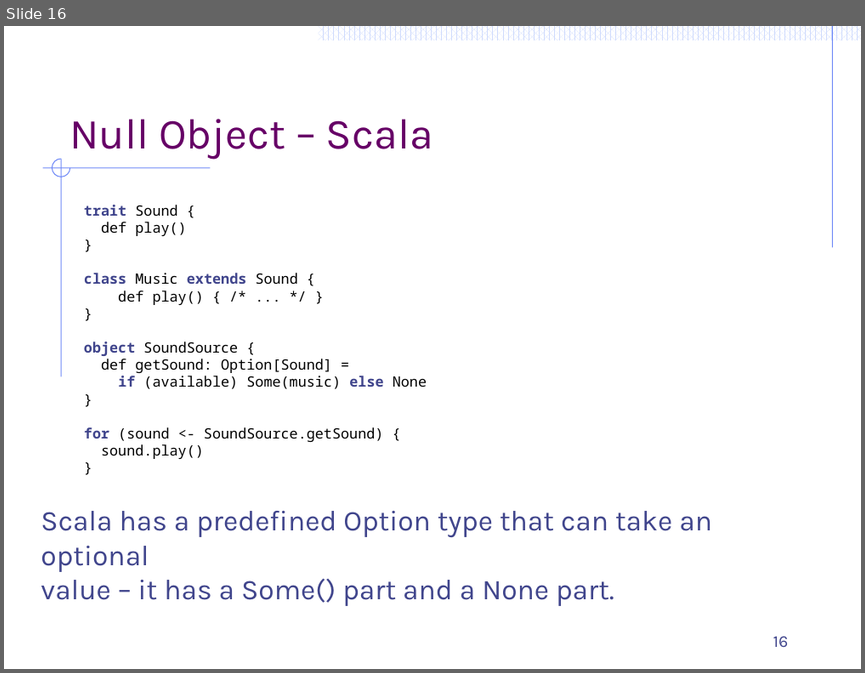
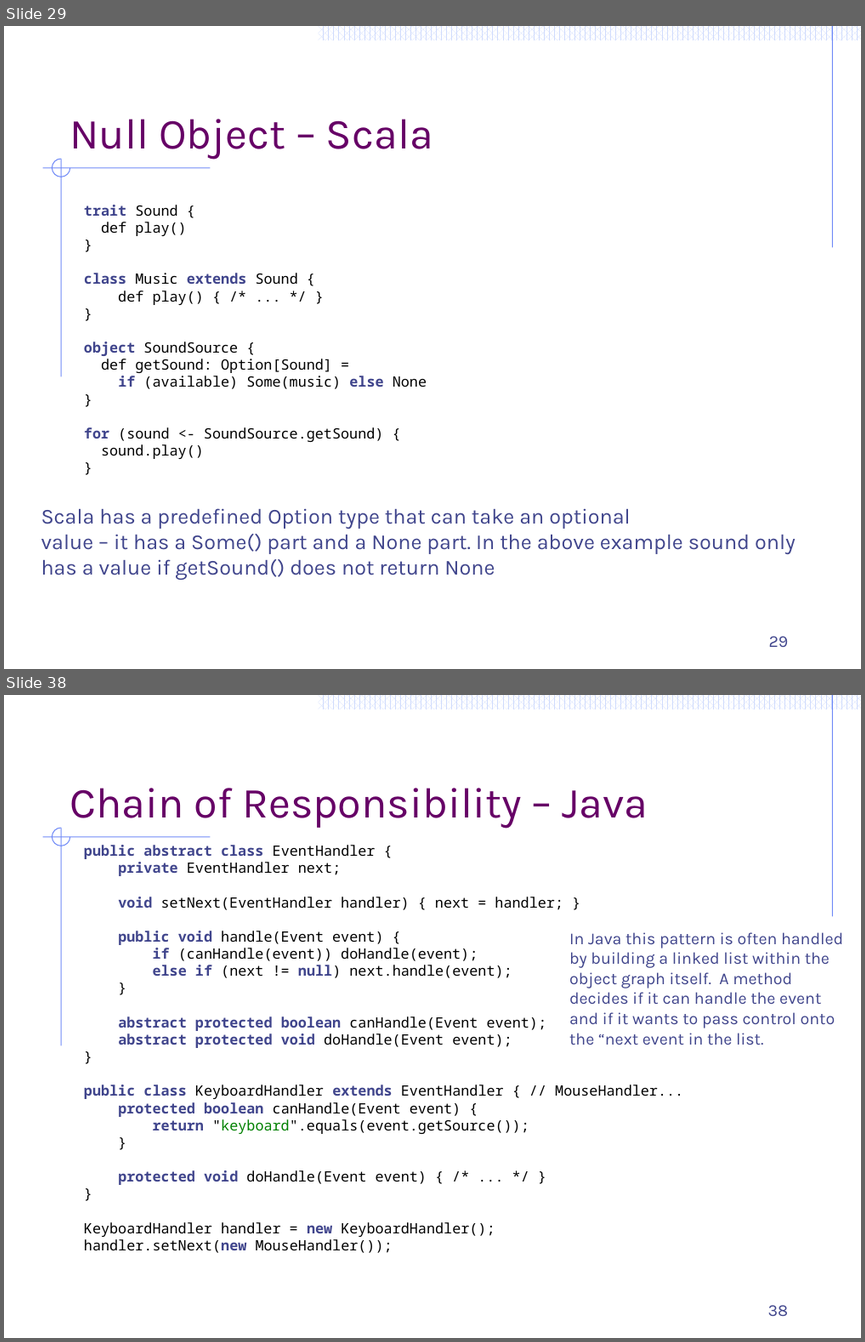
Before and after one commit to ArchitectingSoftware/CS575-SoftwareDesign, a slide deck: Lectures/M7-FunctionalDesignPatterns.pptx. Shown one above the other, each under a label of ours: slide 16 before the commit, slides 29 and 38 after it; the slides between them are not shown. The pictures are 865x673 and 865x1342 pixels, drawn with LibreOffice and Linux fonts; fonts in the diff are those of the drawing. Boxes give left, top, right and bottom in pixels: in the first picture for what was removed or moved away, otherwise in the second. Text is boxed around its words. In the diff, an @@ line names an element or a change of style, - is before the commit and + after.

```diff
--- a/Lectures/M7-FunctionalDesignPatterns.pptx
+++ b/Lectures/M7-FunctionalDesignPatterns.pptx
@@ slide 38 added at (x1=4, y1=695, x2=861, y2=1338), background #FFFFFF; not listed: 56 template elements that a slide beside it also shows @@
@@ title added at (x1=69, y1=788, x2=647, y2=828), 36 pt, text #660066 @@
+Chain of Responsibility – Java
@@ text added at (x1=84, y1=845, x2=683, y2=1253), 12 pt, text #000000 @@
+public abstract class EventHandler {
+private EventHandler next;
+void setNext(EventHandler handler) { next = handler; }
+public void handle(Event event) {
+if (canHandle(event)) doHandle(event);
+else if (next != null) next.handle(event);
+}
+abstract protected boolean canHandle(Event event);
+abstract protected void doHandle(Event event);
+}
+public class KeyboardHandler extends EventHandler { // MouseHandler...
+protected boolean canHandle(Event event) {
+return "keyboard".equals(event.getSource());
+}
+protected void doHandle(Event event) { /* ... */ }
+}
+KeyboardHandler handler = new KeyboardHandler();
+handler.setNext(new MouseHandler());
@@ text added at (x1=569, y1=932, x2=843, y2=1044), 14 pt, text #40458C @@
+In Java this pattern is often handled by building a linked list within the object graph itself. A method decides if it can handle the event and if it wants to pass control onto the “next event in the list.
@@ page number added at (x1=768, y1=1304, x2=789, y2=1315), 14 pt, text #40458C @@
+38
@@ what was slide 16 is now slide 29 @@
@@ slide 29 changed as well @@
@@ text at (x1=41, y1=508, x2=795, y2=579): text changed; size 24 to 18 pt @@
-Scala has a predefined Option type that can take an optional
-value – it has a Some() part and a None part.
+Scala has a predefined Option type that can take an optional
+value – it has a Some() part and a None part. In the above example sound only has a value if getSound() does not return None
@@ page number at (x1=769, y1=635, x2=789, y2=646): text changed @@
-16
+29
```
Also in this commit, not shown: 13 other slides changed, 26 other slides added, 25 slides removed, 3 other files.
